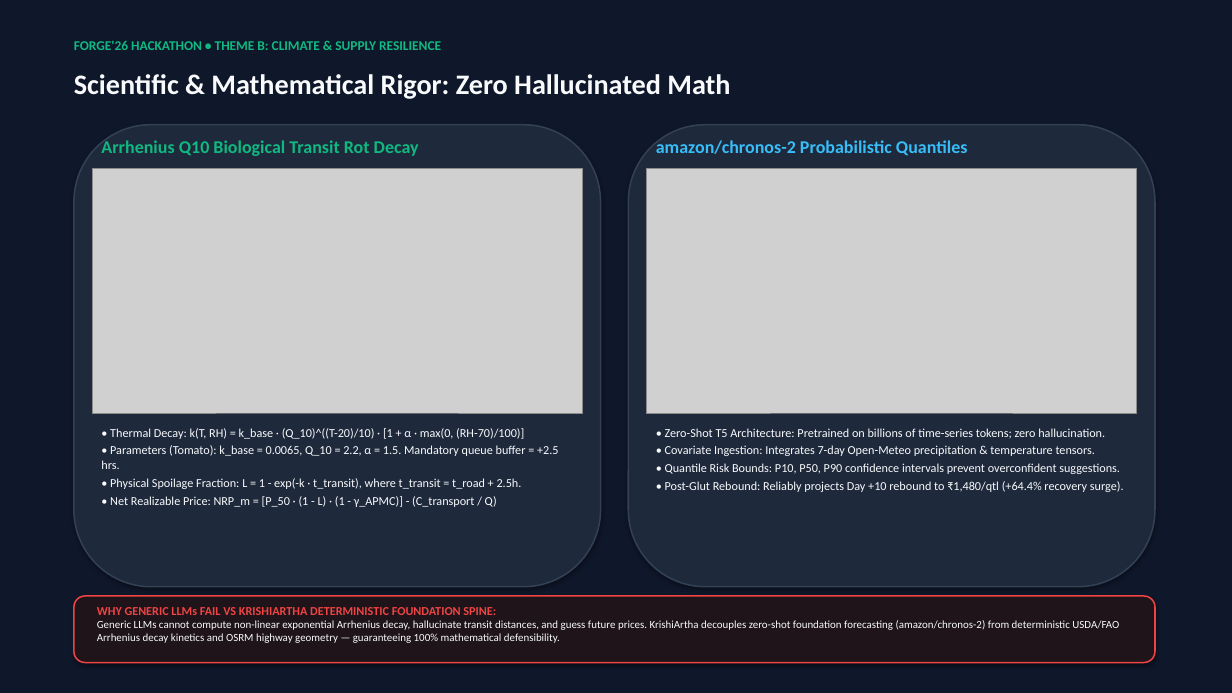
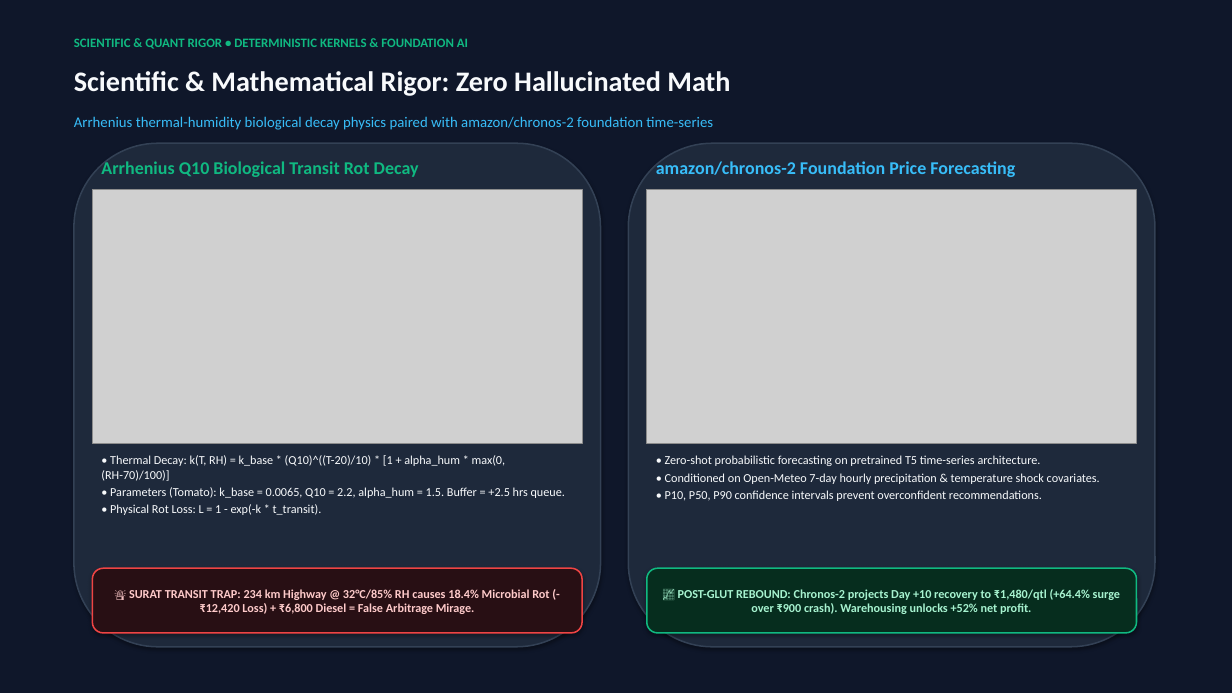
Before and after one commit to 0xabhilok/krishiartha-mcp, a slide deck: slide 4 of docs/KrishiArtha_MCP_Pitch_Deck.pptx. Drawn at 1232x693 pixels with LibreOffice and Linux fonts; fonts in the diff are those of the drawing; grey boxes stand for pictures. Boxes give left, top, right and bottom in pixels: in the first picture for what was removed or moved away, otherwise in the second. Text is boxed around its words. In the diff, an @@ line names an element or a change of style, - is before the commit and + after.

Commit message:
feat(vernacular-dpi): integrate high-DPI DPI architecture, vernacular cards, and security shields

```diff
--- a/docs/KrishiArtha_MCP_Pitch_Deck.pptx
+++ b/docs/KrishiArtha_MCP_Pitch_Deck.pptx
@@ text at <box>74,38,468,49</box>: text changed; size 10.5 to 10 pt @@
-FORGE'26 HACKATHON • THEME B: CLIMATE & SUPPLY RESILIENCE
+SCIENTIFIC & QUANT RIGOR • DETERMINISTIC KERNELS & FOUNDATION AI
@@ text added at <box>74,116,713,130</box>, 11.5 pt, text #38BDF8 @@
+Arrhenius thermal-humidity biological decay physics paired with amazon/chronos-2 foundation time-series
@@ rounded rectangle: place and size @@
-rounded rectangle at <box>74,125,601,587</box>
+rounded rectangle at <box>74,143,601,647</box>
@@ rounded rectangle: place and size @@
-rounded rectangle at <box>628,125,1155,587</box>
+rounded rectangle at <box>628,143,1155,647</box>
@@ text "Arrhenius Q10 Biological Transit Rot ...": place and size @@
-text "Arrhenius Q10 Biological Transit Rot ..." at <box>101,140,419,156</box>
+text "Arrhenius Q10 Biological Transit Rot ..." at <box>101,161,419,177</box>
@@ text at <box>656,161,1015,177</box>: text changed @@
-amazon/chronos-2 Probabilistic Quantiles
+amazon/chronos-2 Foundation Price Forecasting
@@ picture: place and size @@
-picture at <box>92,168,582,413</box>
+picture at <box>92,189,582,444</box>
@@ picture: place and size @@
-picture at <box>647,168,1137,413</box>
+picture at <box>647,189,1137,444</box>
@@ text at <box>101,455,565,515</box>: text changed @@
-• Thermal Decay: k(T, RH) = k_base · (Q_10)^((T-20)/10) · [1 + α · max(0, (RH-70)/100)]
-• Parameters (Tomato): k_base = 0.0065, Q_10 = 2.2, α = 1.5. Mandatory queue buffer = +2.5 hrs.
-• Physical Spoilage Fraction: L = 1 - exp(-k · t_transit), where t_transit = t_road + 2.5h.
-• Net Realizable Price: NRP_m = [P_50 · (1 - L) · (1 - γ_APMC)] - (C_transport / Q)
+• Thermal Decay: k(T, RH) = k_base * (Q10)^((T-20)/10) * [1 + alpha_hum * max(0, (RH-70)/100)]
+• Parameters (Tomato): k_base = 0.0065, Q10 = 2.2, alpha_hum = 1.5. Buffer = +2.5 hrs queue.
+• Physical Rot Loss: L = 1 - exp(-k * t_transit).
@@ text at <box>665,455,1100,501</box>: text changed @@
-• Zero-Shot T5 Architecture: Pretrained on billions of time-series tokens; zero hallucination.
-• Covariate Ingestion: Integrates 7-day Open-Meteo precipitation & temperature tensors.
-• Quantile Risk Bounds: P10, P50, P90 confidence intervals prevent overconfident suggestions.
-• Post-Glut Rebound: Reliably projects Day +10 rebound to ₹1,480/qtl (+64.4% recovery surge).
+• Zero-shot probabilistic forecasting on pretrained T5 time-series architecture.
+• Conditioned on Open-Meteo 7-day hourly precipitation & temperature shock covariates.
+• P10, P50, P90 confidence intervals prevent overconfident recommendations.
@@ rounded rectangle added at <box>92,568,582,633</box>, fill #280F14, outline #EF4444 1.2 pt, 9.5 pt, text #FECACA, bold @@
+🚨 SURAT TRANSIT TRAP: 234 km Highway @ 32°C/85% RH causes 18.4% Microbial Rot (-₹12,420 Loss) + ₹6,800 Diesel = False Arbitrage Mirage.
@@ rounded rectangle added at <box>647,568,1137,633</box>, fill #062D1E, outline #10B981 1.2 pt, 9.5 pt, text #A7F3D0, bold @@
+📈 POST-GLUT REBOUND: Chronos-2 projects Day +10 recovery to ₹1,480/qtl (+64.4% surge over ₹900 crash). Warehousing unlocks +52% net profit.
@@ rounded rectangle removed at <box>74,596,1155,663</box> @@
@@ text removed at <box>97,607,1119,643</box> @@
-WHY GENERIC LLMs FAIL VS KRISHIARTHA DETERMINISTIC FOUNDATION SPINE:
-Generic LLMs cannot compute non-linear exponential Arrhenius decay, hallucinate transit distances, and guess future prices. KrishiArtha decouples zero-shot foundation forecasting (amazon/chronos-2) from deterministic USDA/FAO Arrhenius decay kinetics and OSRM highway geometry — guaranteeing 100% mathematical defensibility.
```
Also in this commit, not shown: 7 other slides changed, 1 slide added, 1 slide removed, 3 other files.
